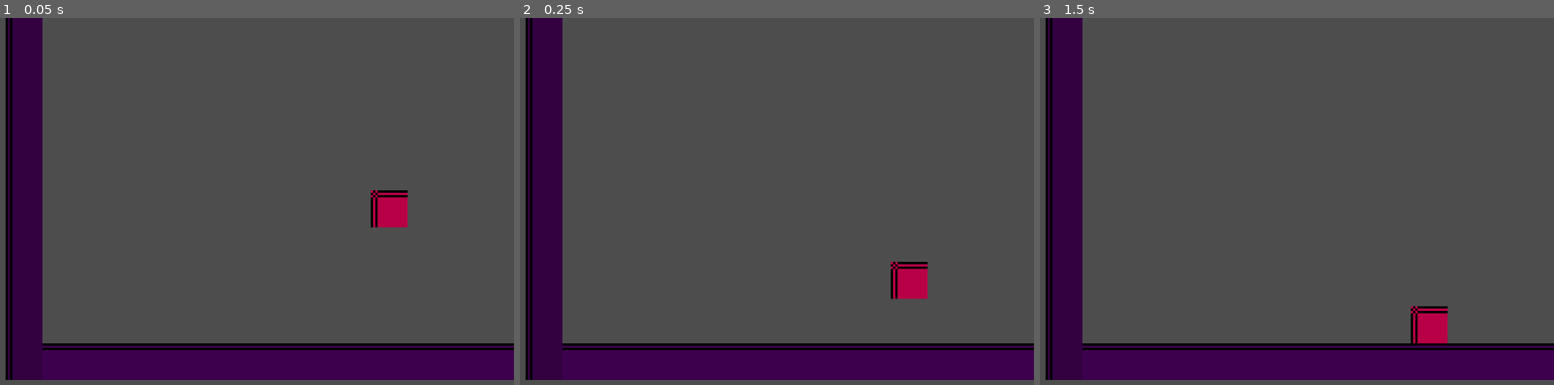
Above: before the commit, frames 1-3 (left to right).
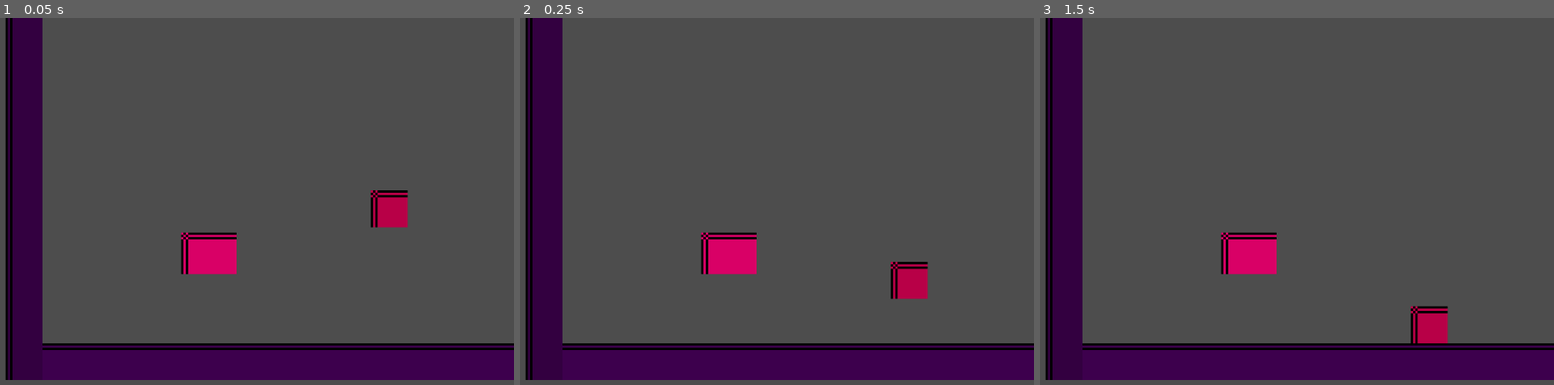
Above: after the commit, the same moments.

Repository: goodbless/first-game-in-godot
Game: Godot game, scene res://scenes/test_room.tscn
Two runs of this game, one before a commit and one after it. Both use one fixed random seed, a clock stepped at 60 frames per second and the inputs below. This scene is started directly instead of the project's main scene.
Inputs (mouse positions are in pixels of both pictures, inside the frame that each line leads up to):
- Up to frame 1 (0.05 s): no input
- Up to frame 2 (0.25 s): no input
- Up to frame 3 (1.5 s): tap Enter at 0.5 s; move the mouse to (1368, 186) at 0.52 s; hold Right (move_right) 0.53-1.25 s; tap X (attack) at 0.6 s; click (1368, 186) at 0.67 s; tap Space (jump) at 0.77, 1.07, 1.25 s; drag from (1086, 223) to (1404, 326) at 1.27 s

The runs differ from the first frame. In frame 1, 1.2% of the frame differs, in the area x 35-47%, y 58-70%; in frame 2, 1.2%; in frame 3, 1.2%.

Commit message:
Add wall-mounted dual-era painting decoration (no physics, no settle)

Diff:
--- /dev/null
+++ b/First Game/scenes/objects/painting.tscn
@@ -0,0 +1,23 @@
+[gd_scene format=4]
+
+[ext_resource type="Script" path="res://scripts/interactables/painting.gd" id="1_painting"]
+
+[sub_resource type="PlaceholderTexture2D" id="PaintingTex"]
+size = Vector2(24, 18)
+
+[node name="Painting" type="CharacterBody2D"]
+collision_layer = 0
+collision_mask = 0
+script = ExtResource("1_painting")
+
+[node name="PastVisual" type="Node2D" parent="."]
+
+[node name="Sprite2D" type="Sprite2D" parent="PastVisual"]
+texture = SubResource("PaintingTex")
+modulate = Color(0.85, 0.7, 0.4, 1)
+
+[node name="FutureVisual" type="Node2D" parent="."]
+
+[node name="Sprite2D" type="Sprite2D" parent="FutureVisual"]
+texture = SubResource("PaintingTex")
+modulate = Color(0.28, 0.24, 0.2, 1)
--- a/First Game/scenes/test_room.tscn
+++ b/First Game/scenes/test_room.tscn
@@ -1,15 +1,13 @@
 [gd_scene format=3 uid="uid://cm130kmm1322o"]
 
 [ext_resource type="Script" uid="uid://clw81guyetrjo" path="res://scripts/game_manager.gd" id="1_gm"]
-[ext_resource type="PackedScene" uid="uid://dqnaqj8yb6hwd" path="res://scenes/player.tscn" id="2_player"]
+[ext_resource type="PackedScene" path="res://scenes/objects/painting.tscn" id="2_crnqe"]
 [ext_resource type="Script" uid="uid://b366vfldudqpa" path="res://scripts/goal_zone.gd" id="3_goal"]
 [ext_resource type="PackedScene" uid="uid://dtrbka1ef726o" path="res://scenes/killzone.tscn" id="4_kz"]
 [ext_resource type="PackedScene" uid="uid://c708tyxe3670o" path="res://scenes/objects/box.tscn" id="5_box"]
 [ext_resource type="PackedScene" path="res://scenes/objects/vase.tscn" id="6_vase"]
 [ext_resource type="PackedScene" path="res://scenes/objects/switch.tscn" id="7_switch"]
 [ext_resource type="PackedScene" path="res://scenes/objects/door.tscn" id="8_door"]
-[ext_resource type="FontFile" uid="uid://c53kogtyjwsss" path="res://assets/fonts/PixelOperator8-Bold.ttf" id="9_fontb"]
-[ext_resource type="FontFile" uid="uid://dbjl1e6kdxpl6" path="res://assets/fonts/PixelOperator8.ttf" id="10_font"]
 
 [sub_resource type="RectangleShape2D" id="FloorAShape"]
 size = Vector2(416, 16)
@@ -68,6 +66,9 @@
 modulate = Color(0.24, 0.27, 0.3, 1)
 texture = SubResource("FloorBTex")
 
+[node name="Painting" parent="Level/GroundB" unique_id=179766098 instance=ExtResource("2_crnqe")]
+position = Vector2(-491, -47)
+
 [node name="LeftWall" type="StaticBody2D" parent="Level" unique_id=1094984701]
 position = Vector2(-8, 0)
 
@@ -112,7 +113,7 @@
 [node name="Door" parent="Objects" unique_id=1745019336 instance=ExtResource("8_door")]
 position = Vector2(350, 20)
 
-[node name="LevelCamera" type="Camera2D" parent="."]
+[node name="LevelCamera" type="Camera2D" parent="." unique_id=1432207259]
 position = Vector2(60, 40)
 zoom = Vector2(4, 4)
 
@@ -138,9 +139,9 @@
 [node name="CollisionShape2D" type="CollisionShape2D" parent="PastGoal" unique_id=284546454]
 shape = SubResource("GoalShape")
 
-[node name="Flag" type="Sprite2D" parent="PastGoal"]
+[node name="Flag" type="Sprite2D" parent="PastGoal" unique_id=635412092]
+modulate = Color(1, 0.85, 0.3, 0.75)
 texture = SubResource("GoalFlagTex")
-modulate = Color(1, 0.85, 0.3, 0.75)
 
 [node name="FutureGoal" type="Area2D" parent="." unique_id=246416478]
 position = Vector2(615, 65)
@@ -151,6 +152,6 @@
 [node name="CollisionShape2D" type="CollisionShape2D" parent="FutureGoal" unique_id=1339981108]
 shape = SubResource("GoalShape")
 
-[node name="Flag" type="Sprite2D" parent="FutureGoal"]
+[node name="Flag" type="Sprite2D" parent="FutureGoal" unique_id=1295062120]
+modulate = Color(0.3, 0.9, 1, 0.75)
 texture = SubResource("GoalFlagTex")
-modulate = Color(0.3, 0.9, 1, 0.75)
--- /dev/null
+++ b/First Game/scripts/interactables/painting.gd
@@ -0,0 +1,4 @@
+extends "res://scripts/interactables/interactable_body.gd"
+
+## Wall-mounted dual-era decoration. No physics, no interaction —
+## era visuals only. Place it exactly where it hangs; it never settles.
Not shown, added: First Game/scripts/interactables/painting.gd.uid
